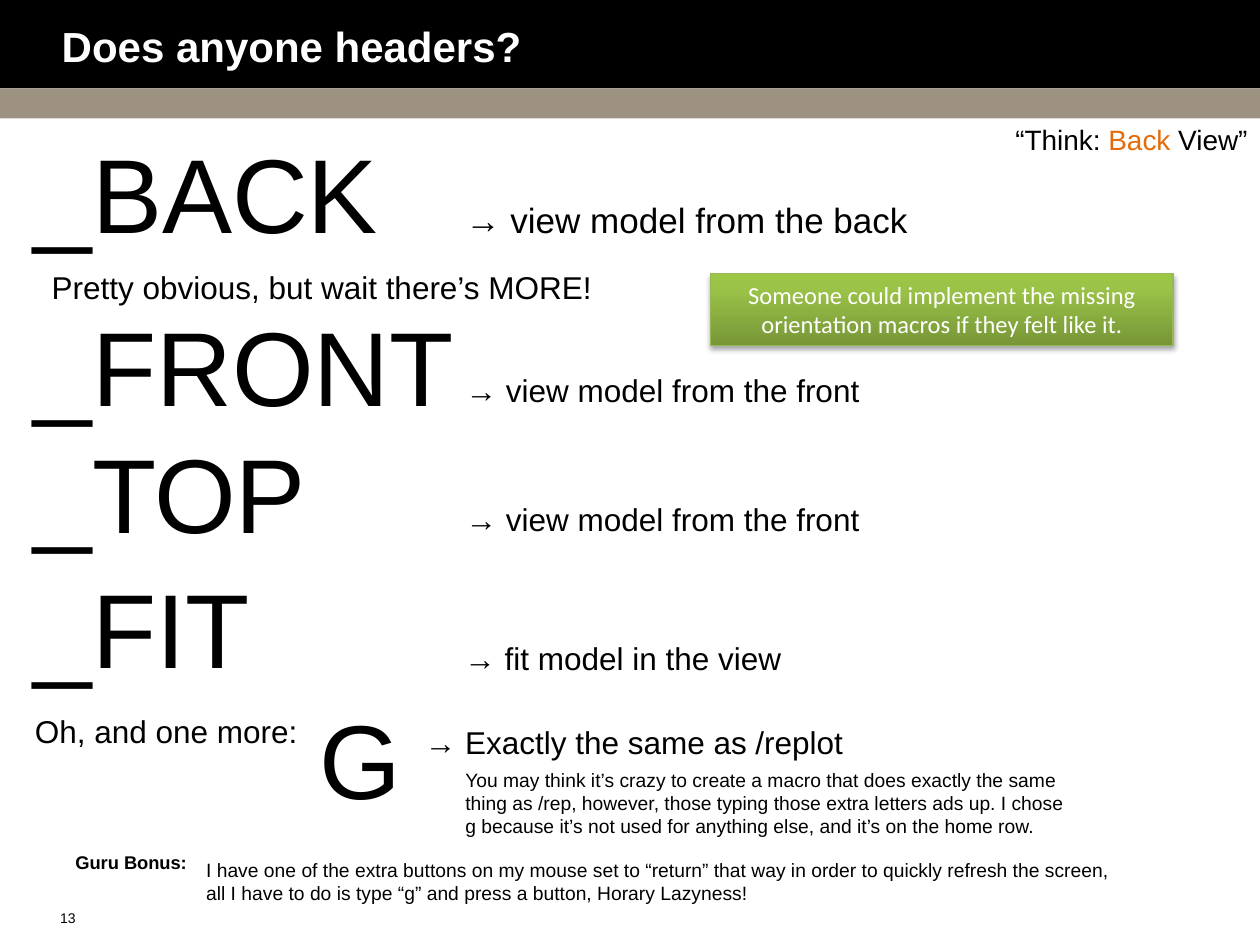
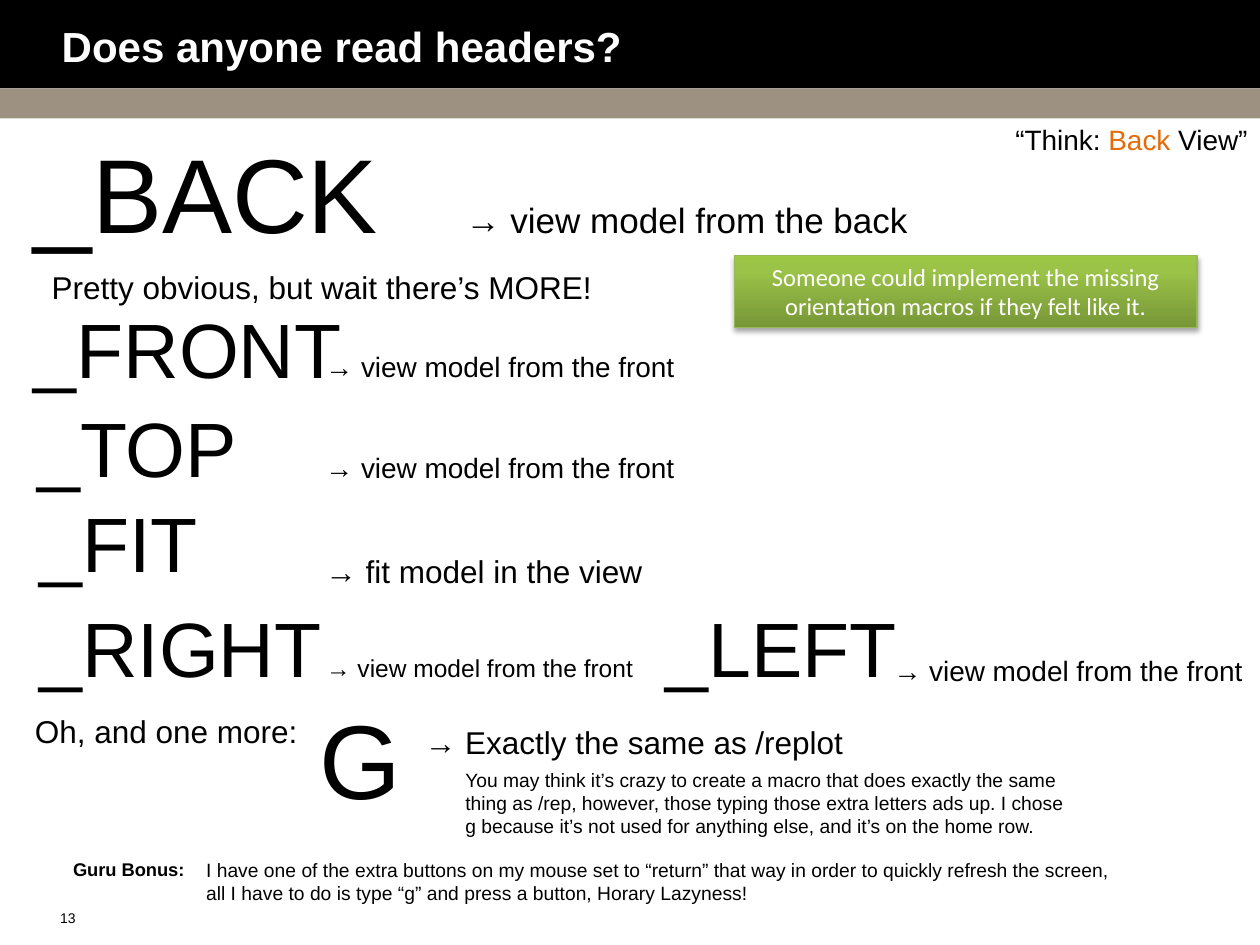
Before and after one commit to bguest/ansys-macros, a slide deck: slide 13 of Macro-Mania.pptx. Drawn at 1260x945 pixels with LibreOffice and Linux fonts; fonts in the diff are those of the drawing; background and template pictures are left out. Boxes give left, top, right and bottom in pixels: in the first picture for what was removed or moved away, otherwise in the second. Text is boxed around its words. In the diff, an @@ line names an element or a change of style, - is before the commit and + after.

```diff
--- a/Macro-Mania.pptx
+++ b/Macro-Mania.pptx
@@ title at [62, 31, 622, 70]: text changed @@
-Does anyone headers?
+Does anyone read headers?
@@ rectangle "Someone could implement the missing ...": place and size @@
-rectangle "Someone could implement the missing ..." at [711, 273, 1173, 345]
+rectangle "Someone could implement the missing ..." at [735, 256, 1197, 328]
@@ text "→ view model from the ...": place and size @@
-text "→ view model from the ..." at [506, 379, 859, 403]
+text "→ view model from the ..." at [361, 356, 674, 378]
@@ text "→ view model from the ..." at [361, 356, 674, 378]: size 18 to 16 pt @@
@@ text "_TOP": place and size @@
-text "_TOP" at [34, 459, 306, 553]
+text "_TOP" at [37, 423, 237, 491]
@@ text "→ view model from the ..." at [361, 457, 674, 479]: size 18 to 16 pt @@
@@ text "→ view model from the ...": place and size @@
-text "→ view model from the ..." at [506, 508, 859, 532]
+text "→ view model from the ..." at [361, 457, 674, 479]
@@ size 60 to 44 pt in 3 elements at [34, 324, 342, 393], [37, 423, 237, 491], [40, 519, 198, 587] @@
@@ text "_FIT": place and size @@
-text "_FIT" at [34, 595, 250, 688]
+text "_FIT" at [40, 519, 198, 587]
@@ text "→ fit model in the ...": place and size @@
-text "→ fit model in the ..." at [505, 647, 781, 671]
+text "→ fit model in the ..." at [366, 560, 642, 584]
@@ text added at [39, 623, 321, 692], 44 pt, text #000000 @@
+_RIGHT
@@ text added at [666, 624, 897, 692], 44 pt, text #000000 @@
+_LEFT
@@ text added at [357, 659, 633, 678], 14 pt, text #000000 @@
+→ view model from the front
@@ text added at [929, 660, 1243, 682], 16 pt, text #000000 @@
+→ view model from the front
@@ text "Guru Bonus:": place and size @@
-text "Guru Bonus:" at [75, 856, 187, 869]
+text "Guru Bonus:" at [73, 863, 185, 876]
```
Also in this commit, not shown: 3 other slides changed, 13 other files.
